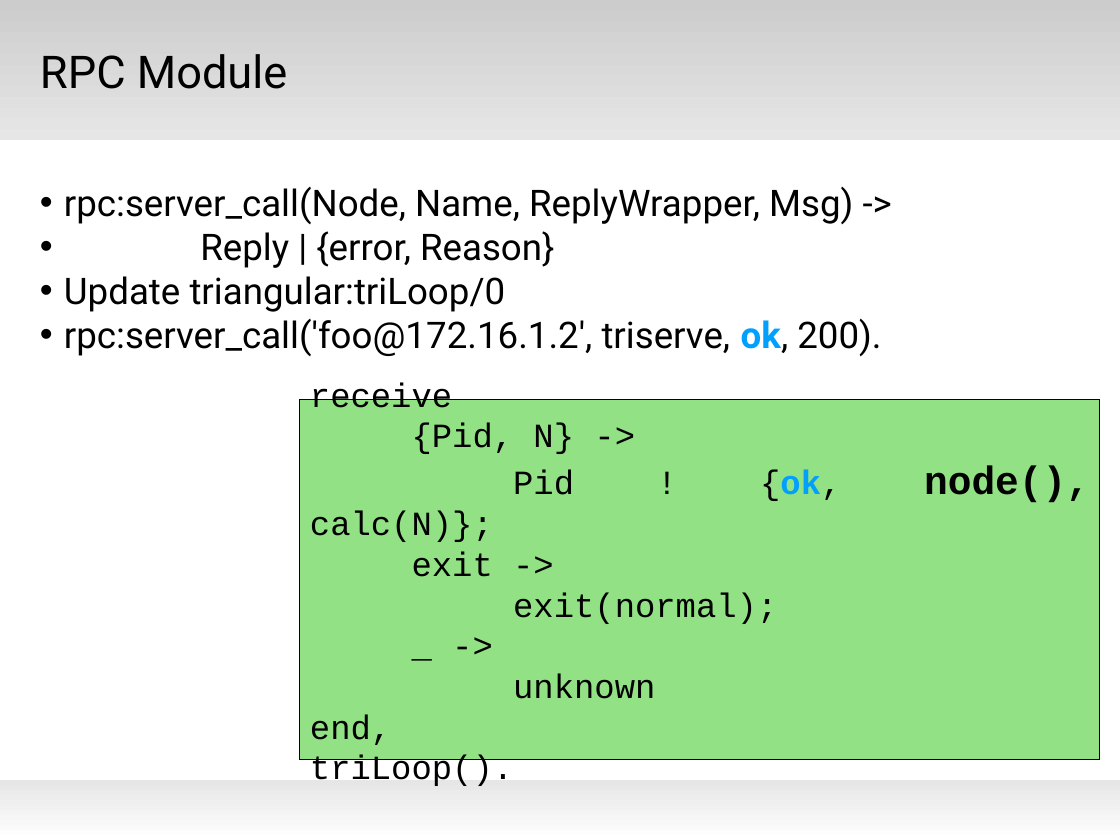
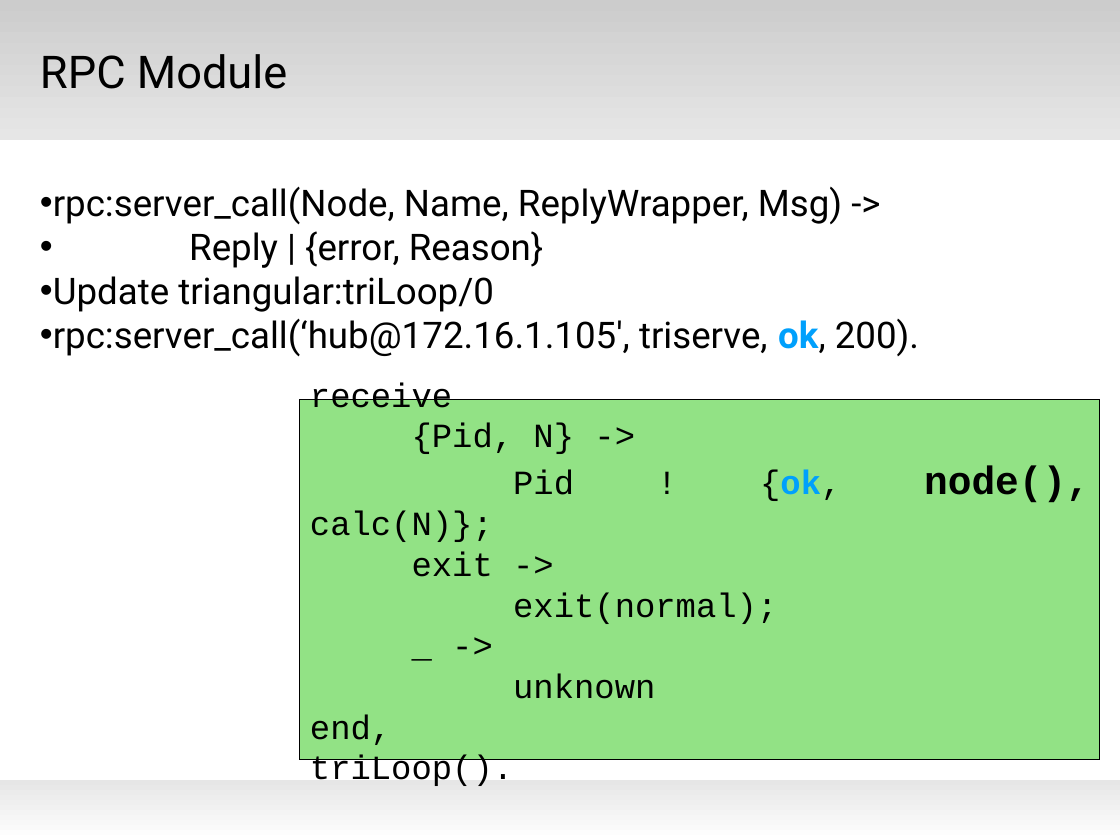
Before and after one commit to AustinElixir/Presentations, a slide deck: slide 24 of Distributed Erlang/Distributed Erlang.pptx (slide 25 before the commit). Drawn at 1120x840 pixels with LibreOffice and Linux fonts; fonts in the diff are those of the drawing; background and template pictures are left out. Boxes give left, top, right and bottom in pixels: in the first picture for what was removed or moved away, otherwise in the second. Text is boxed around its words. In the diff, an @@ line names an element or a change of style, - is before the commit and + after.

```diff
--- a/Distributed Erlang/Distributed Erlang.pptx
+++ b/Distributed Erlang/Distributed Erlang.pptx
@@ text at box(53, 318, 919, 356): text changed @@
-• rpc:server_call('foo@172.16.1.2', triserve, ok, 200).
+• rpc:server_call(‘hub@172.16.1.105', triserve, ok, 200).
```
Also in this commit, not shown: 15 other slides changed, 1 slide removed.
